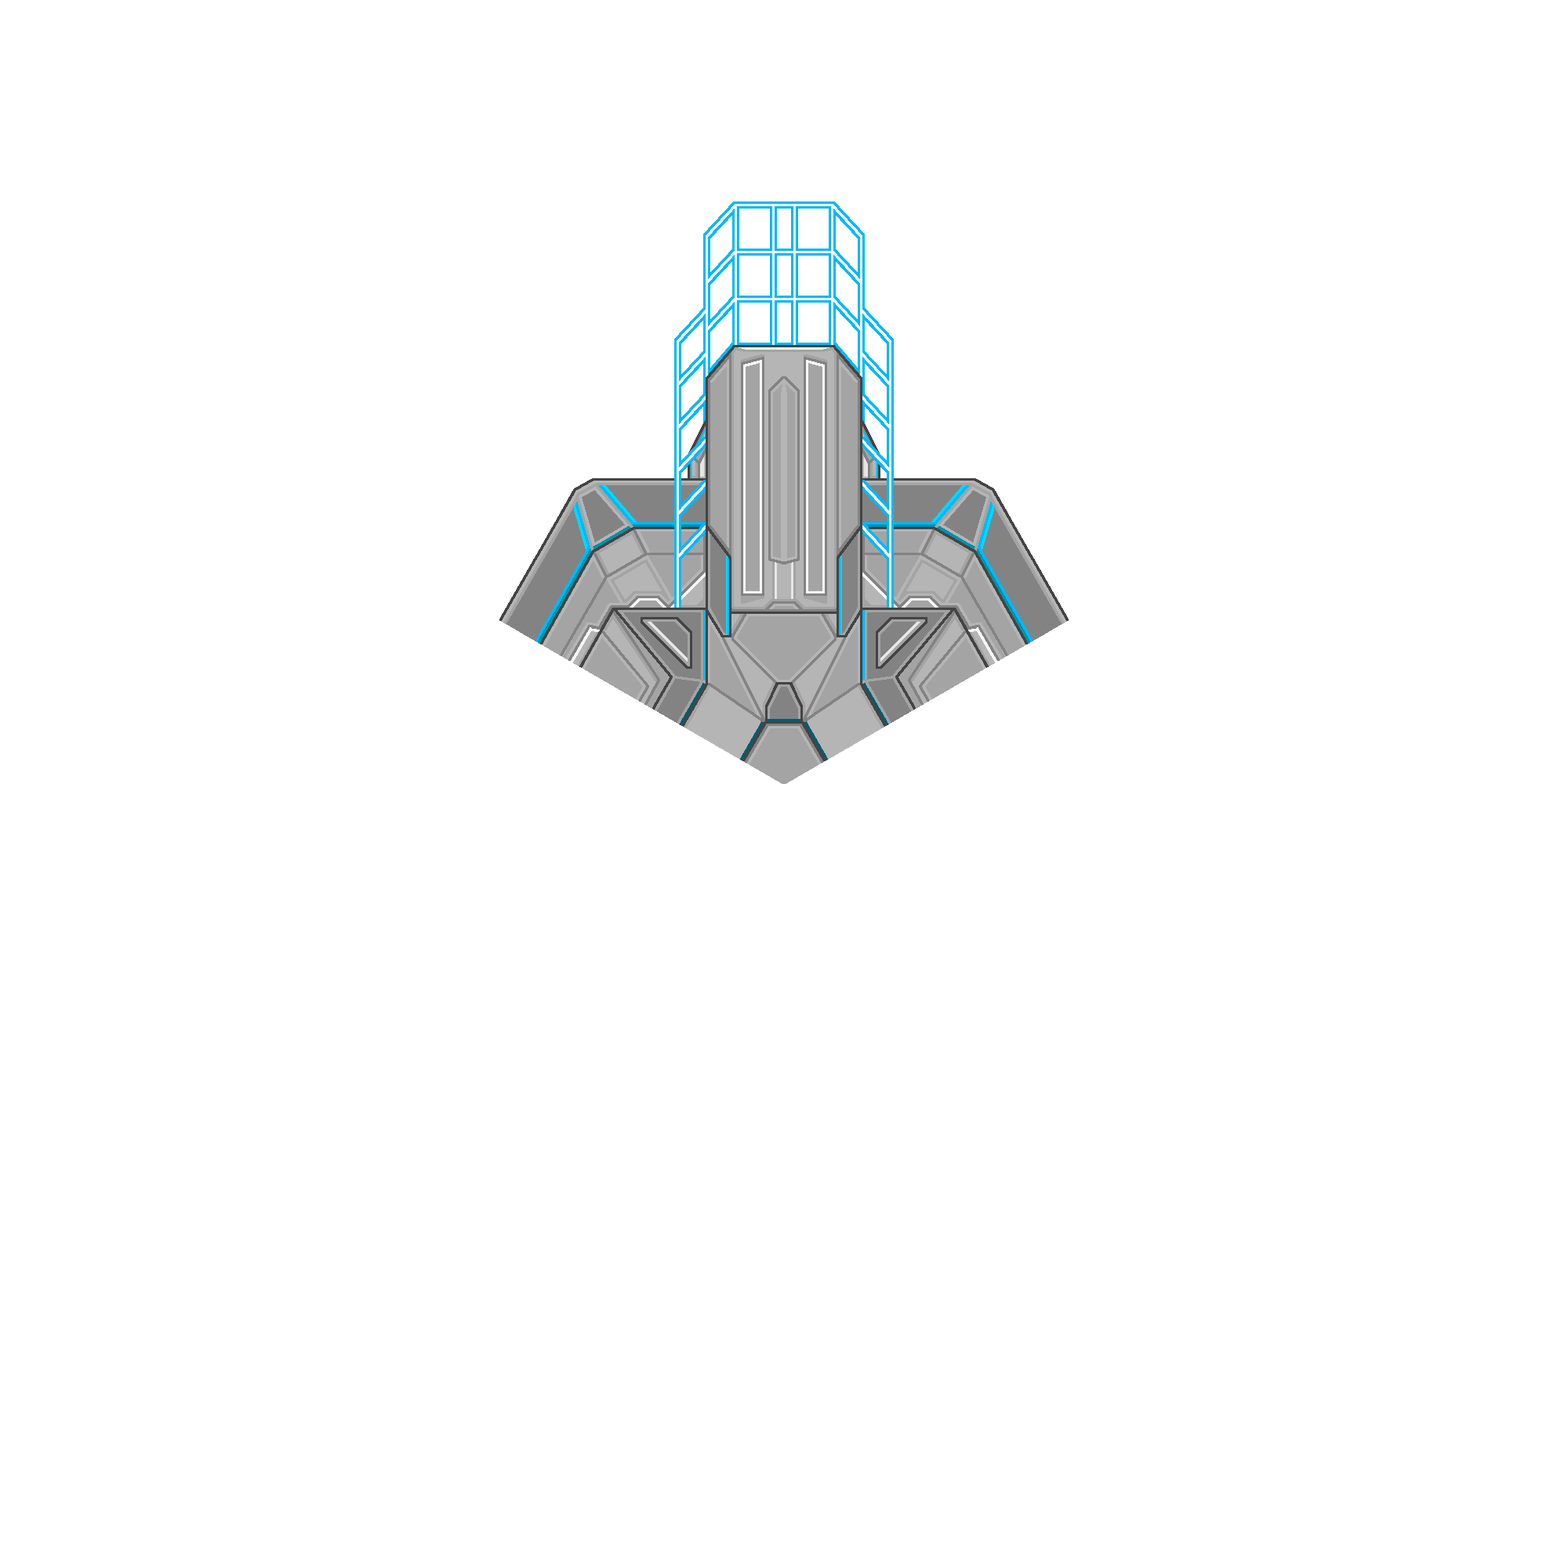
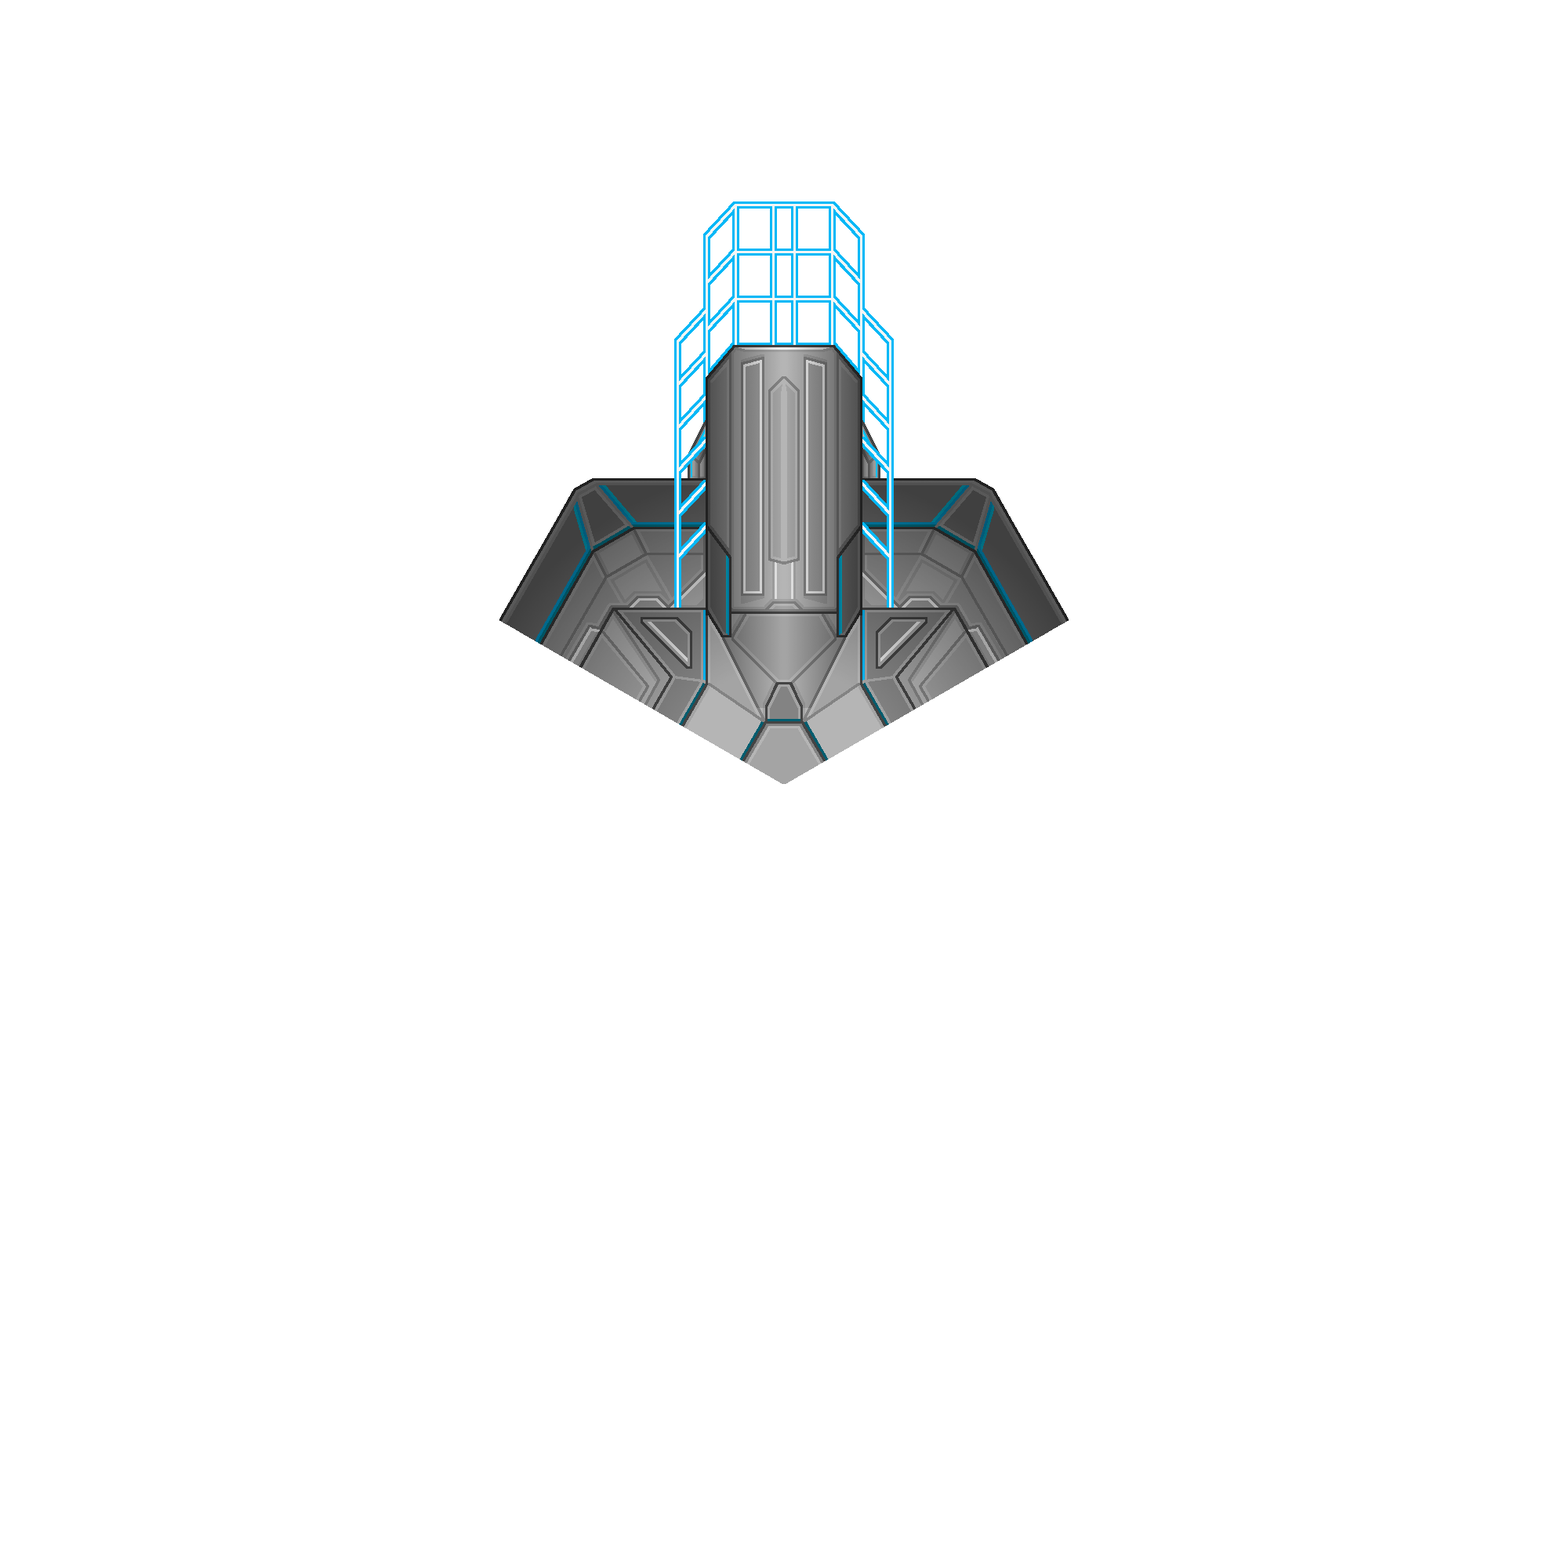
Layers edited between the first and the second 1568 x 1568 image:
added layer "Shading" above "Top" over (499, 344, 1069, 724)